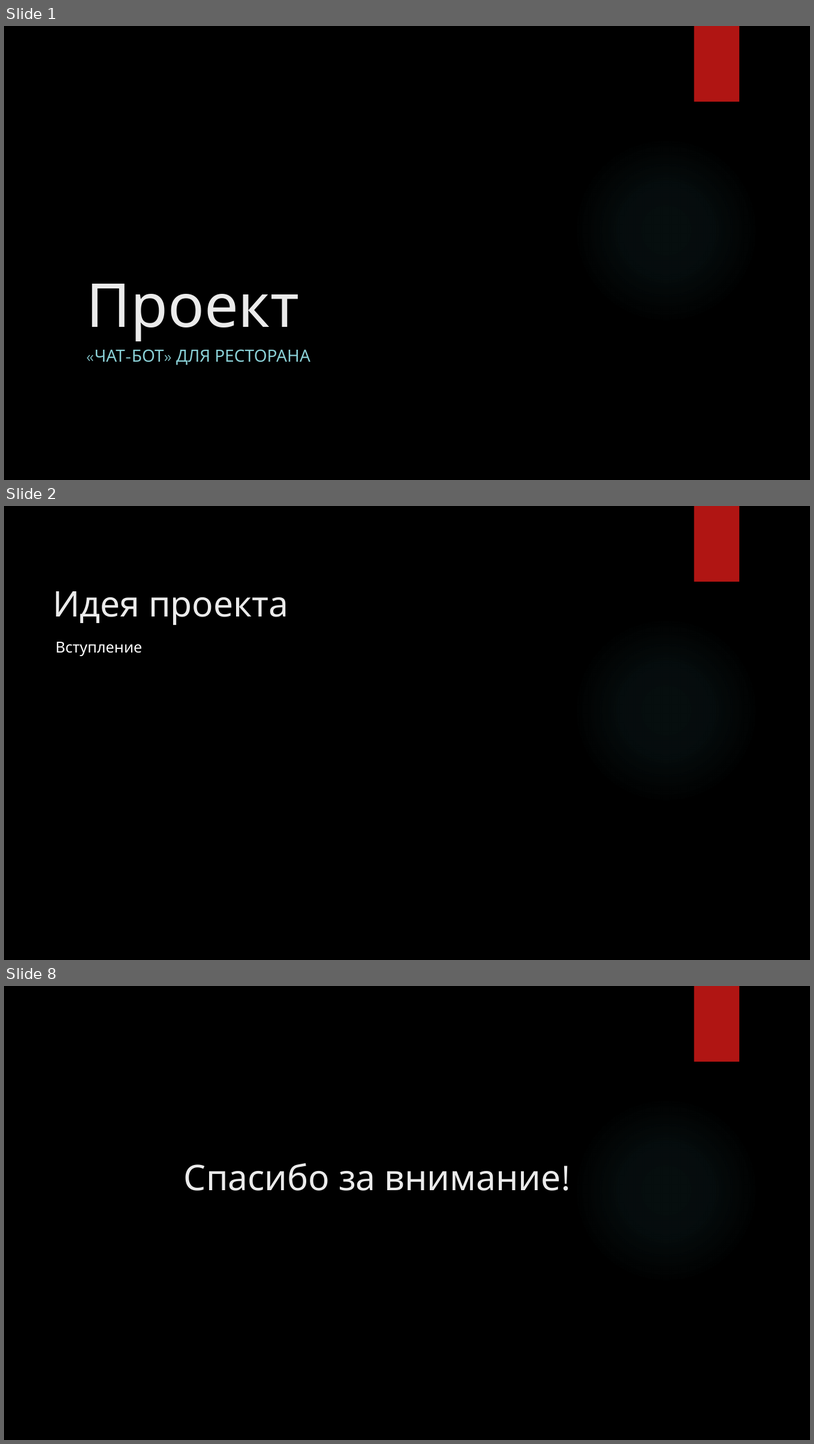
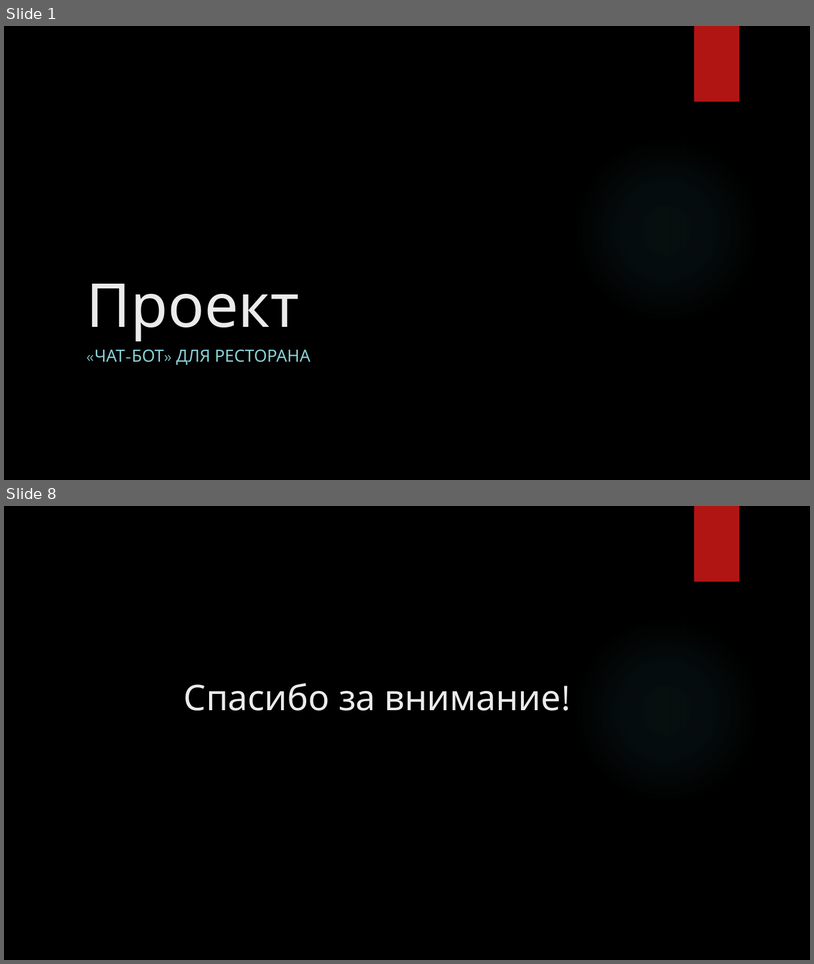
Before and after one commit to Sergei182007/Chat_bot_tg_2024, a slide deck: Проект_чат_бот.pptx. Shown one above the other, each under a label of ours: slides 1, 2 and 8 before the commit, slides 1 and 8 after it; the slides between them are not shown. The pictures are 814x1444 and 814x964 pixels, drawn with LibreOffice and Linux fonts; fonts in the diff are those of the drawing; background and template pictures are left out. Boxes give left, top, right and bottom in pixels: in the first picture for what was removed or moved away, otherwise in the second. Text is boxed around its words. In the diff, an @@ line names an element or a change of style, - is before the commit and + after.

```diff
--- a/Проект_чат_бот.pptx
+++ b/Проект_чат_бот.pptx
@@ slide 2 removed at [4,506,810,960], background picture (left out); not listed: 2 template elements that a slide beside it also shows @@
@@ title removed at [53,591,288,625] @@
-Идея проекта
@@ text removed at [56,642,142,656] @@
-Вступление
```
Also in this commit, not shown: 4 slides changed, 2 slides added, 1 other slide removed.
